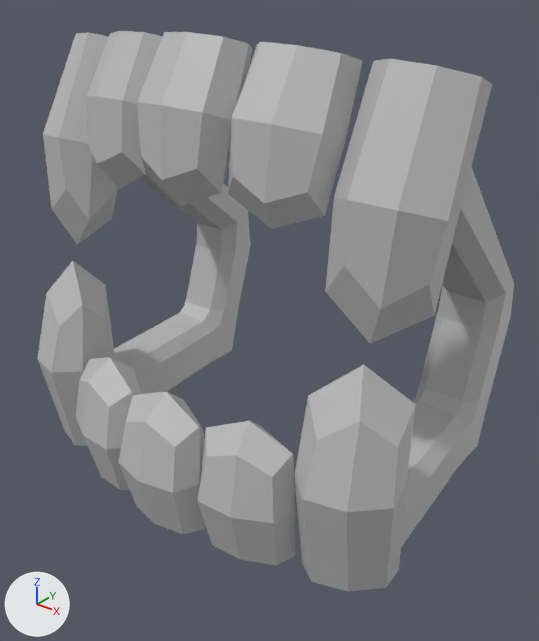
One commit to the FBX model Project/RogueLike-SmoothBrain/Assets/SampleSceneAssets/Art/Meshs/ITEMS/MESH_VampireTooth.fbx: the scene before it, then after it.
One viewpoint serves both versions: a camera (50 mm lens) standing at (0.001313, -0.001607, 0.001461) and looking at (0.000062, -0.000044, 0.000492). Lighting does not change. The marker at lower left points along +X, +Y and +Z. Where no turn or scale is listed for an object, it has been applied to the vertices.

Names of what the first picture shows: 'MESH_VampireTooth'.
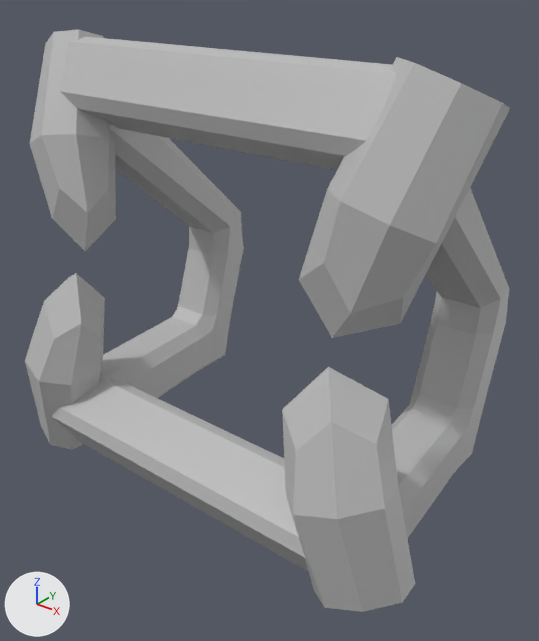
Changed parts and their boxes (x1, y1, x2, y2) in the pictures (539 x 641 px; the box of a moved part takes in the faces that stretch with it):
'MESH_VampireTooth', reshaped: before (37, 31, 514, 591); after (25, 29, 510, 612)
part 1 of me_mesh, moved or reshaped: before (43, 32, 118, 245); after (30, 29, 116, 251)
part 2 of me_mesh, moved or reshaped: before (37, 261, 114, 446); after (25, 273, 105, 450)
part 3 of me_mesh, moved or reshaped: before (401, 167, 514, 547); after (391, 188, 509, 539)
part 4 of me_mesh, moved or reshaped: before (325, 59, 492, 344); after (299, 57, 510, 338)
part 5 of me_mesh, moved or reshaped: before (114, 174, 251, 394); after (101, 124, 244, 398)
part 6 of me_mesh, moved or reshaped: before (295, 364, 416, 591); after (282, 367, 415, 612)
part 7 of me_mesh, added: after (52, 372, 308, 571)
part 8 of me_mesh, added: after (60, 37, 397, 170)
part 9 of me_mesh, deleted: before (76, 31, 363, 565)

The edits, one by one:
me_mesh is used by ob_mesh_vampiretooth; location (0.0, 0.0, 0.0).
me_mesh had 383 vertices, 332 faces and spanned x -0.000673..0.000673, y -0.000545..0.000545, z 0.0..0.001306.
me_mesh now has 262 vertices, 216 faces and spans x -0.000722..0.000722, y -0.000497..0.000497, z -0.000018..0.00128.
me_mesh part 1: the loose piece of 26 vertices spanning x -0.00067..-0.000392, y -0.000317..0.000034, z 0.000656..0.001274 is turned -18 degrees about the y axis through its middle, then moved by (0.000004, -0.000048, 0.0).
me_mesh part 2: the loose piece of 25 vertices spanning x -0.00067..-0.000392, y -0.000449..-0.00018, z 0.0..0.000612 is turned 13.3 degrees about the y axis through its middle, then moved by (0.000004, -0.000048, 0.0).
me_mesh part 3: the loose piece of 64 vertices spanning x 0.000383..0.000633, y -0.000266..0.000545, z 0.0..0.001138 is moved by (0.000004, -0.000048, 0.0).
me_mesh part 4: the loose piece of 26 vertices spanning x 0.000395..0.000673, y -0.000317..0.000034, z 0.000656..0.001274 is turned 14.8 degrees about the y axis through its middle, then moved by (0.000004, -0.000048, 0.0).
me_mesh part 5: the loose piece of 64 vertices spanning x -0.000673..-0.000423, y -0.000266..0.000545, z 0.0..0.001138 is moved by (0.000004, -0.000048, 0.0).
me_mesh part 6: the loose piece of 25 vertices spanning x 0.000395..0.000673, y -0.000449..-0.00018, z 0.0..0.000612 is turned -13.3 degrees about the y axis through its middle, then moved by (0.000004, -0.000048, 0.0).
me_mesh part 7: a new loose piece of 16 vertices spanning x -0.000545..0.000553, y -0.000459..-0.000209, z -0.000001..0.000249, in mat_mat_vampiretooth (grey #bcbcbc).
me_mesh part 8: a new loose piece of 16 vertices spanning x -0.000545..0.000553, y -0.000285..-0.000035, z 0.001012..0.001262, in mat_mat_vampiretooth (grey #bcbcbc).
me_mesh part 9: 6 loose pieces with 153 vertices, spanning x -0.000405..0.000409, y -0.000545..-0.000088, z 0.0..0.001306, are deleted.
